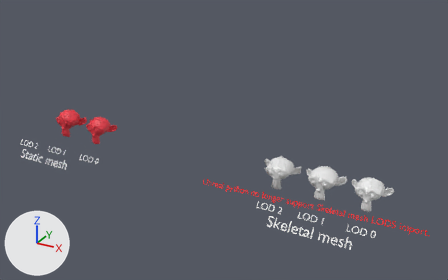
The Blender file docs/Examples/AssetsExample_Lod.blend, before and after one commit.
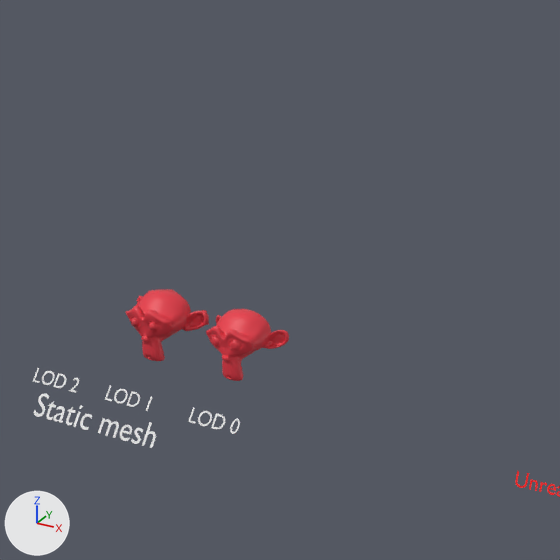
Each version appears first whole from a 50 mm camera at (2937.0, -3375.0, 2029.0) aimed at (932.0, 270.0, 206.0), and next in a close-up on the part from 2% to 49% of the width and 0% to 76% of the height. The lights are fixed; the arrows at lower left show +X, +Y and +Z. Objects named as collision shapes, trigger or cutter boxes, shadow casters or lower levels of detail are left out.

The first close-up shows 'Suzanne', 'Suzanne_Lod1', 'Text'.
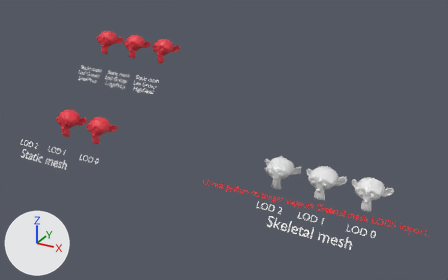
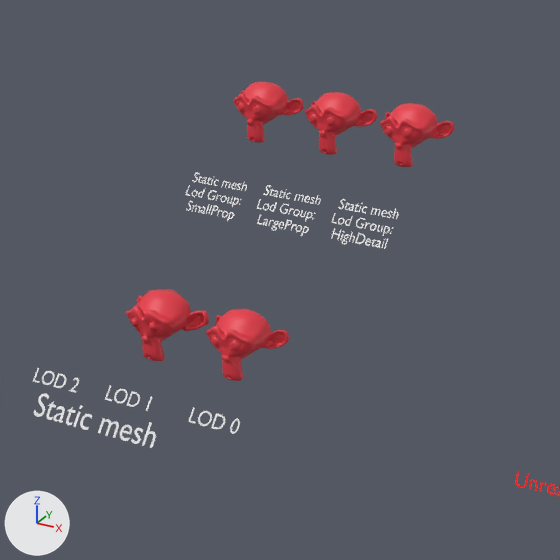
Boxes [x1, y1, x2, y2] around the edits, measured in the close-ups (560 x 560 px):
'Suzanne_HighDetail', added (red): after [380, 103, 454, 167]
'Suzanne_LargeProp', added (red): after [305, 92, 377, 155]
'Suzanne_SmallProp', added (red): after [233, 82, 304, 143]
'Text.011', added: after [331, 199, 399, 249]
'Text.010', added: after [257, 185, 321, 236]
'Text.009', added: after [186, 172, 247, 222]

Edits to the bpy script that builds the scene:
```text
Add txt_text_011:
    txt_text_011 = bpy.data.curves.new('Text.011', 'FONT')
    txt_text_011.body = 'Static mesh\nLod Group: \nHighDetail'
    txt_text_011.align_x = 'CENTER'
Add txt_text_010:
    txt_text_010 = bpy.data.curves.new('Text.010', 'FONT')
    txt_text_010.body = 'Static mesh\nLod Group: \nLargeProp'
    txt_text_010.align_x = 'CENTER'
Add txt_text_009:
    txt_text_009 = bpy.data.curves.new('Text.009', 'FONT')
    txt_text_009.body = 'Static mesh\nLod Group: \nSmallProp'
    txt_text_009.align_x = 'CENTER'
Add ob_text_011:
    ob_text_011 = bpy.data.objects.new('Text.011', txt_text_011)
    ob_text_011.location = (-7.0, 648.0, 400.0)
    ob_text_011.rotation_euler = (0.939, 0.0, 0.0)  # degrees (54, 0, 0)
    ob_text_011.scale = (50.0, 50.0, 50.0)
Add ob_text_010:
    ob_text_010 = bpy.data.objects.new('Text.010', txt_text_010)
    ob_text_010.location = (-307.0, 648.0, 400.0)
    ob_text_010.rotation_euler = (0.939, 0.0, 0.0)  # degrees (54, 0, 0)
    ob_text_010.scale = (50.0, 50.0, 50.0)
Add ob_text_009:
    ob_text_009 = bpy.data.objects.new('Text.009', txt_text_009)
    ob_text_009.location = (-607.0, 648.0, 400.0)
    ob_text_009.rotation_euler = (0.939, 0.0, 0.0)  # degrees (54, 0, 0)
    ob_text_009.scale = (50.0, 50.0, 50.0)
Add ob_suzanne_highdetail:
    ob_suzanne_highdetail = bpy.data.objects.new('Suzanne_HighDetail', me_suzanne_003.copy())  # the mesh of ob_suzanne_lod1
    ob_suzanne_highdetail.location = (0.0, 900.0, 600.0)
    _m = ob_suzanne_highdetail.modifiers.new('Subdivision', 'SUBSURF')
Add ob_suzanne_largeprop:
    ob_suzanne_largeprop = bpy.data.objects.new('Suzanne_LargeProp', me_suzanne_003.copy())  # the mesh of ob_suzanne_lod1
    ob_suzanne_largeprop.location = (-300.0, 900.0, 600.0)
    _m = ob_suzanne_largeprop.modifiers.new('Subdivision', 'SUBSURF')
Add ob_suzanne_smallprop:
    ob_suzanne_smallprop = bpy.data.objects.new('Suzanne_SmallProp', me_suzanne_003.copy())  # the mesh of ob_suzanne_lod1
    ob_suzanne_smallprop.location = (-600.0, 900.0, 600.0)
    _m = ob_suzanne_smallprop.modifiers.new('Subdivision', 'SUBSURF')
```
